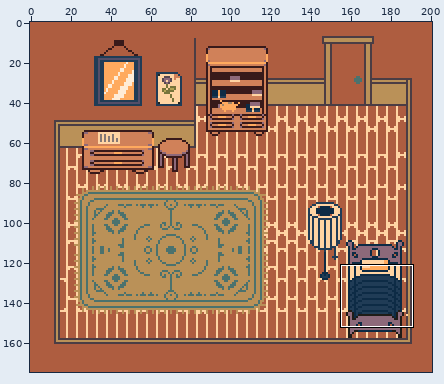
Two versions of one sprite sheet, Assets/Sprites/room/RoomFrog.png. The first picture is a wide view before the edit; the outline marks the close-up.
Close-up. Earlier state:
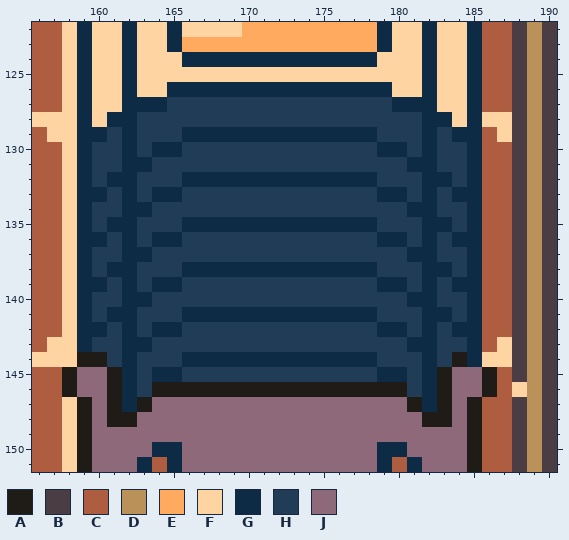
The file is 201x175 pixels. Shown: x 156..190, y 122..151.
Palette (. is transparent): A #1f1c18  B #4b3d44  C #ae5d40  D #ba9158  E #ffaa5e  F #ffd4a3  G #0d2b45  H #203c56  J #8d697a
Pixels before, first column x 156:
122 CCFGFFGFFGFFFFEEEEEEEEEGFFGFFGCCBDB
123 CCFGFFGFFGEEEEEEEEEEEEEGFFGFFGCCBDB
124 CCFGFFGFFFGGGGGGGGGGGGGFFFGFFGCCBDB
125 CCFGFFGFFFFFFFFFFFFFFFFFFFGFFGCCBDB
126 CCFGFFGFFGGGGGGGGGGGGGGGFFGFFGCCBDB
127 CCFGFFGGGHHHHHHHHHHHHHHHGGGFFGCCBDB
128 FFFGFGGHHHHHHHHHHHHHHHHHHHGGFGFFBDB
129 CFFGGHGHHHGGGGGGGGGGGGGHHHGHGGCFBDB
130 CCFGHHGHGGHHHHHHHHHHHHHGGHGHHGCCBDB
131 CCFGHHGGHHHHHHHHHHHHHHHHHGGHHGCCBDB
132 CCFGHGGHHHGGGGGGGGGGGGGHHHGGHGCCBDB
133 CCFGGHGHGGHHHHHHHHHHHHHGGHGHGGCCBDB
134 CCFGHHGGHHHHHHHHHHHHHHHHHGGHHGCCBDB
135 CCFGHGGHHHGGGGGGGGGGGGGHHHGGHGCCBDB
136 CCFGGHGHGGHHHHHHHHHHHHHGGHGHGGCCBDB
137 CCFGHHGGHHHHHHHHHHHHHHHHHGGHHGCCBDB
138 CCFGHGGHHHGGGGGGGGGGGGGHHHGGHGCCBDB
139 CCFGGHGHGGHHHHHHHHHHHHHGGHGHGGCCBDB
140 CCFGHHGGHHHHHHHHHHHHHHHHHGGHHGCCBDB
141 CCFGHGGHHHGGGGGGGGGGGGGHHHGGHGCCBDB
142 CCFGGHGHGGHHHHHHHHHHHHHGGHGHGGCCBDB
143 CFFGHHGGHHHHHHHHHHHHHHHHHGGHHGCFBDB
144 FFFAAHGHHHGGGGGGGGGGGGGHHHGHAGFFBDB
145 CCAJJAGHGGHHHHHHHHHHHHHGGHGAJJACBDB
146 CCAJJAGHAAAAAAAAAAAAAAAAAHGAJJACFDB
147 CCFAJAGAJJJJJJJJJJJJJJJJJAGAJACCBDB
148 CCFAJAAJJJJJJJJJJJJJJJJJJJAAJACCBDB
149 CCFAJJJJJJJJJJJJJJJJJJJJJJJJJACCBDB
150 CCFAJJJJGGJJJJJJJJJJJJJGGJJJJACCBDB
151 CCFAJJJGCGJJJJJJJJJJJJJGCGJJJACCBDB
After the commit:
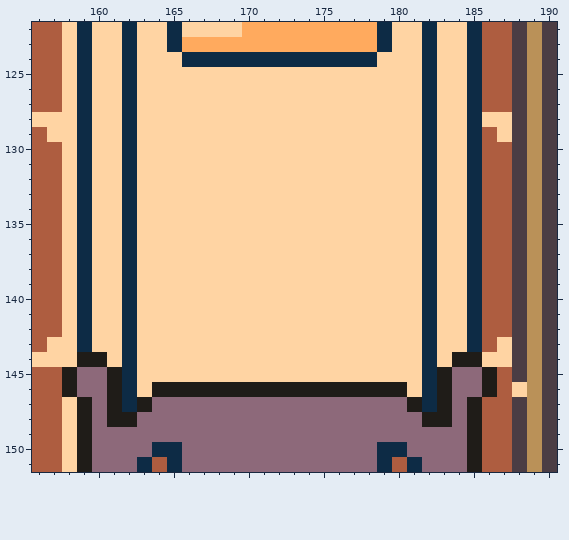
Change:
Changed rows in their new state; - is an unchanged pixel.
first column x 160:
126 -----FFFFFFFFFFFFFFF------
127 ---FFFFFFFFFFFFFFFFFFF----
128 -F-FFFFFFFFFFFFFFFFFFF-F--
129 FF-FFFFFFFFFFFFFFFFFFF-FF-
130 FF-FFFFFFFFFFFFFFFFFFF-FF-
131 FF-FFFFFFFFFFFFFFFFFFF-FF-
132 FF-FFFFFFFFFFFFFFFFFFF-FF-
133 FF-FFFFFFFFFFFFFFFFFFF-FF-
134 FF-FFFFFFFFFFFFFFFFFFF-FF-
135 FF-FFFFFFFFFFFFFFFFFFF-FF-
136 FF-FFFFFFFFFFFFFFFFFFF-FF-
137 FF-FFFFFFFFFFFFFFFFFFF-FF-
138 FF-FFFFFFFFFFFFFFFFFFF-FF-
139 FF-FFFFFFFFFFFFFFFFFFF-FF-
140 FF-FFFFFFFFFFFFFFFFFFF-FF-
141 FF-FFFFFFFFFFFFFFFFFFF-FF-
142 FF-FFFFFFFFFFFFFFFFFFF-FF-
143 FF-FFFFFFFFFFFFFFFFFFF-FF-
144 -F-FFFFFFFFFFFFFFFFFFF-F-A
145 ---FFFFFFFFFFFFFFFFFFF----
146 ---F-----------------F----
Pixel boxes of the changes (left, top, right, bottom) in both close-ups:
changed: (92, 82, 482, 397)
